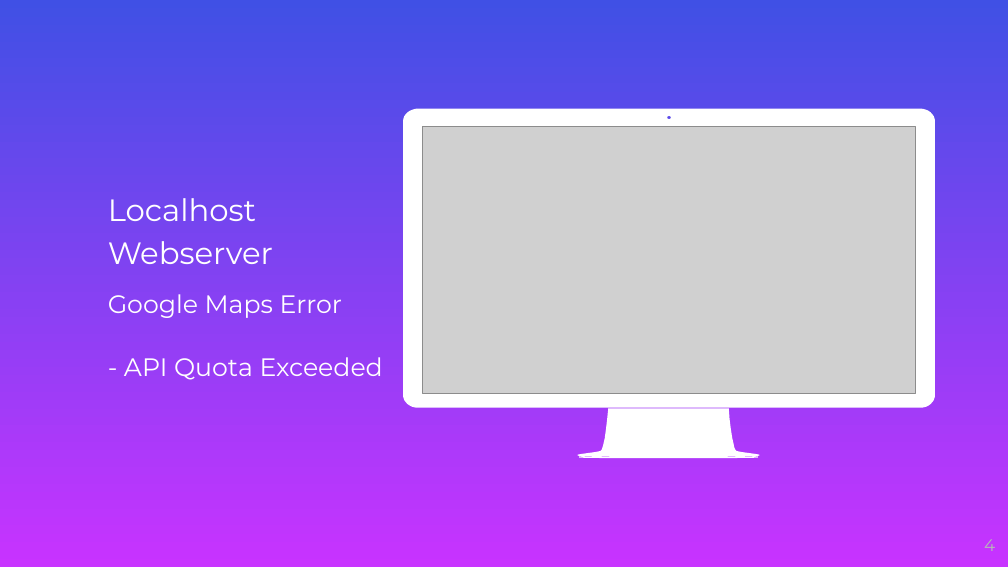
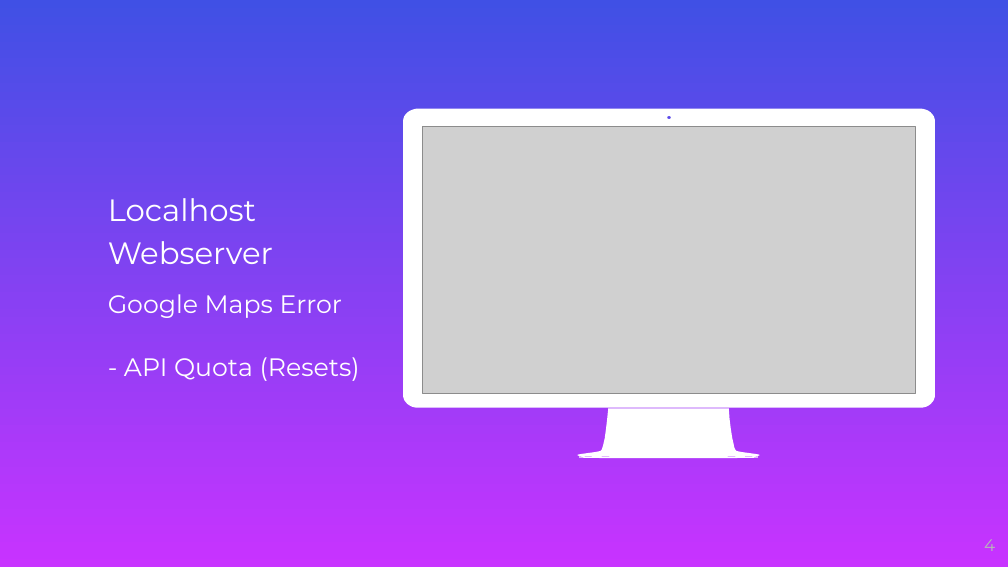
Before and after one commit to PeytonNP/cs490, a slide deck: slide 4 of CS490Presentation.pptx. Drawn at 1008x567 pixels with LibreOffice and Linux fonts; fonts in the diff are those of the drawing; grey boxes stand for pictures; background and template pictures are left out. Boxes give left, top, right and bottom in pixels: in the first picture for what was removed or moved away, otherwise in the second. Text is boxed around its words. In the diff, an @@ line names an element or a change of style, - is before the commit and + after.

Commit message:
new slide

```diff
--- a/CS490Presentation.pptx
+++ b/CS490Presentation.pptx
@@ text at <box>124,357,360,381</box>: text changed @@
-- API Quota Exceeded
+- API Quota (Resets)
```
Also in this commit, not shown: 1 slide added.
